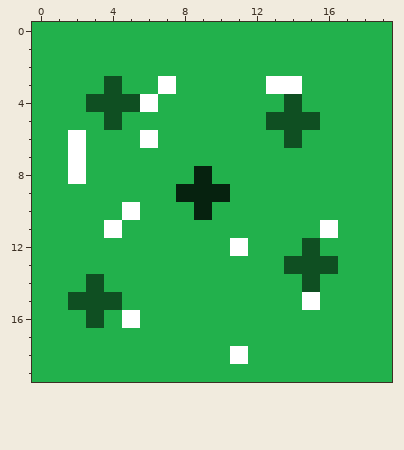
Two states of a pixel-art sprite, UI/Images/ground/W/9.png. The picture above was drawn from the file before the commit.
The file is 20x20 pixels.
And afterwards:
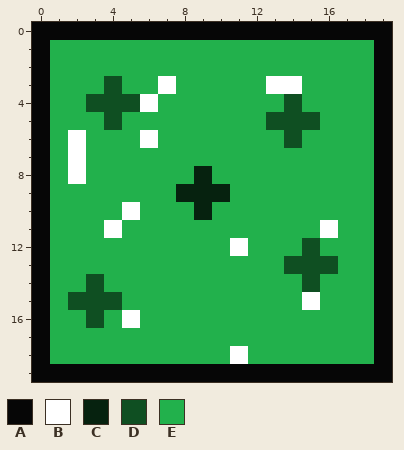
Palette (. is transparent): A #060606  B #ffffff  C #06220f  D #0f4f22  E #22b14c
Edits made:
Changed rows in their new state; - is an unchanged pixel.
first column x 0:
 0 AAAAAAAAAAAAAAAAAAAA
 1 A------------------A
 2 A------------------A
 3 A------------------A
 4 A------------------A
 5 A------------------A
 6 A------------------A
 7 A------------------A
 8 A------------------A
 9 A------------------A
10 A------------------A
11 A------------------A
12 A------------------A
13 A------------------A
14 A------------------A
15 A------------------A
16 A------------------A
17 A------------------A
18 A------------------A
19 AAAAAAAAAAAAAAAAAAAA
